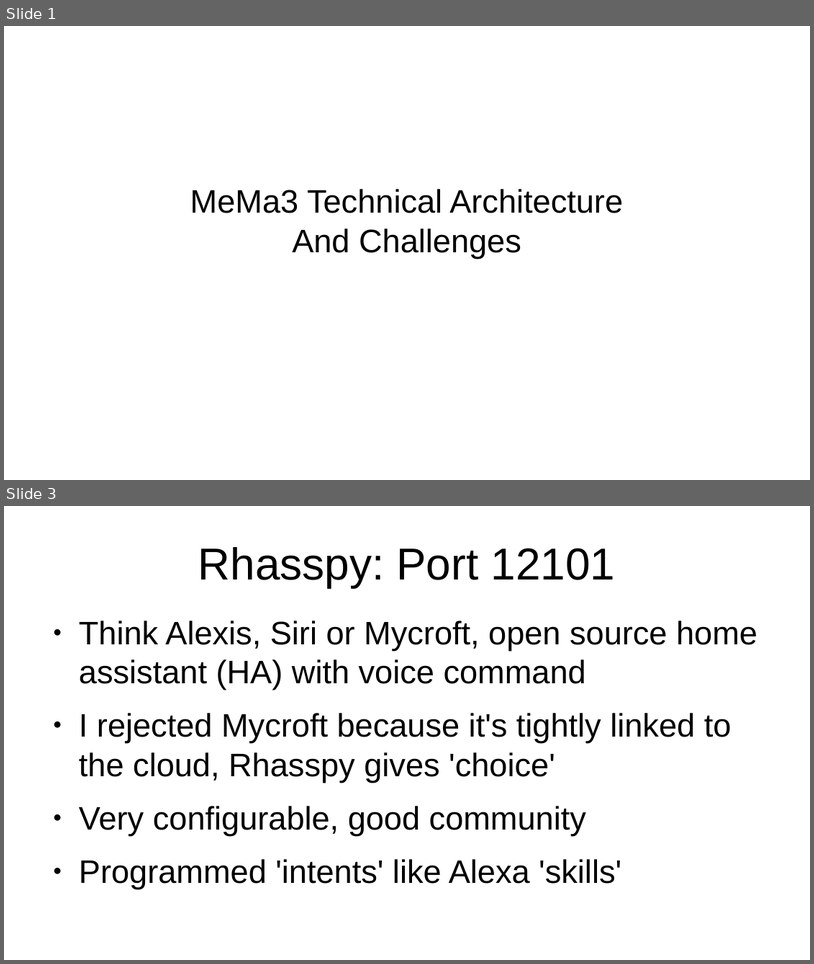
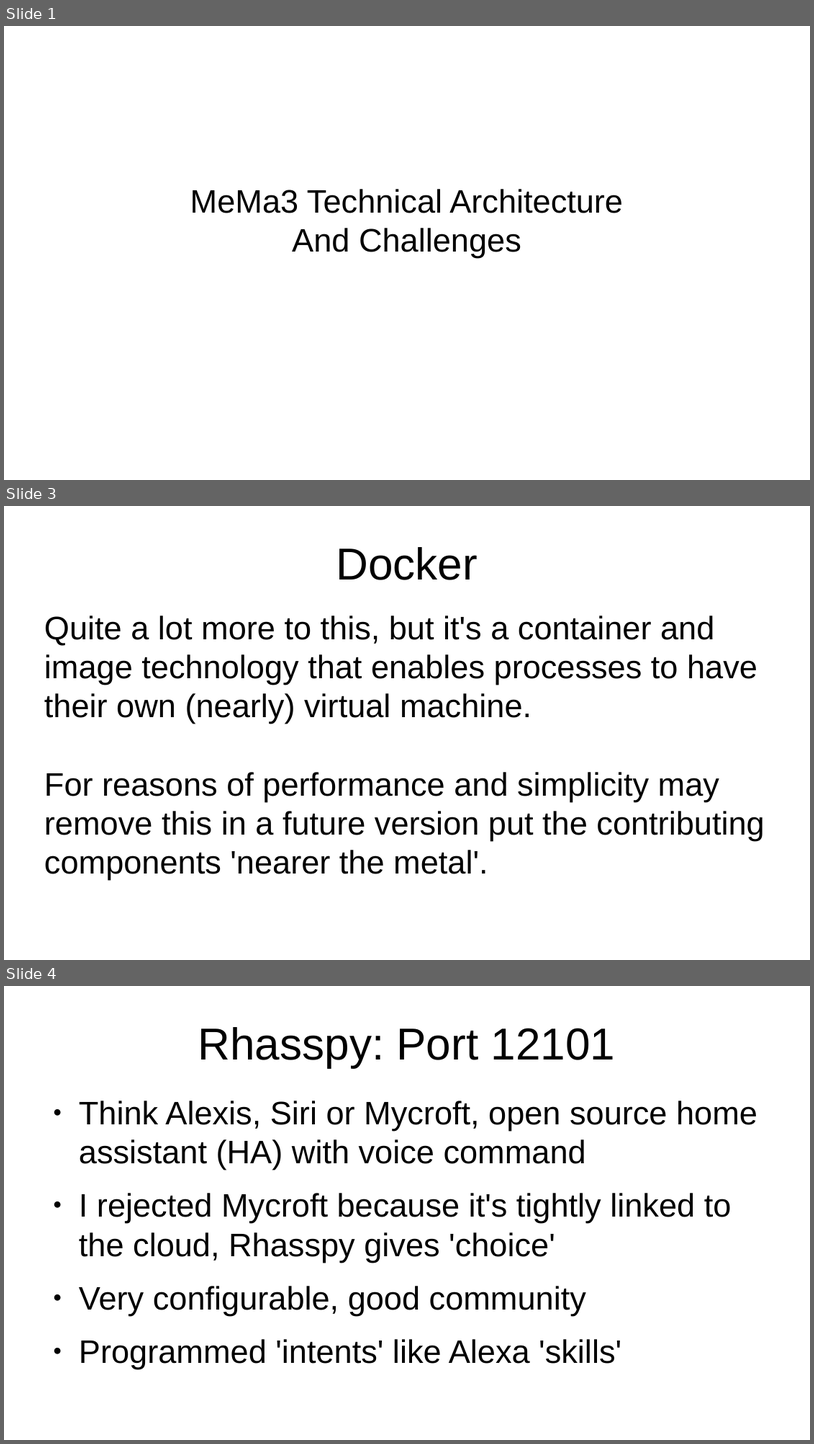
Before and after one commit to hbarnard/mema, a slide deck: bits-and-pieces/presentation..pptx. Shown one above the other, each under a label of ours: slides 1 and 3 before the commit, slides 1, 3 and 4 after it; the slides between them are not shown. The pictures are 814x964 and 814x1444 pixels, drawn with LibreOffice and Linux fonts; fonts in the diff are those of the drawing. Boxes give left, top, right and bottom in pixels: in the first picture for what was removed or moved away, otherwise in the second. Text is boxed around its words. In the diff, an @@ line names an element or a change of style, - is before the commit and + after.

```diff
--- a/bits-and-pieces/presentation..pptx
+++ b/bits-and-pieces/presentation..pptx
@@ slide 3 added at box(4, 506, 810, 960), background #FFFFFF @@
@@ text added at box(337, 547, 478, 580), 44 pt, text #000000 @@
+Docker
@@ text added at box(44, 615, 764, 880), 32 pt, text #000000 @@
+Quite a lot more to this, but it's a container and image technology that enables processes to have their own (nearly) virtual machine.
+For reasons of performance and simplicity may remove this in a future version put the contributing components 'nearer the metal'.
@@ what was slide 3 is now slide 4 @@
```
Also in this commit, not shown: 2 slides changed, 3 other files.
